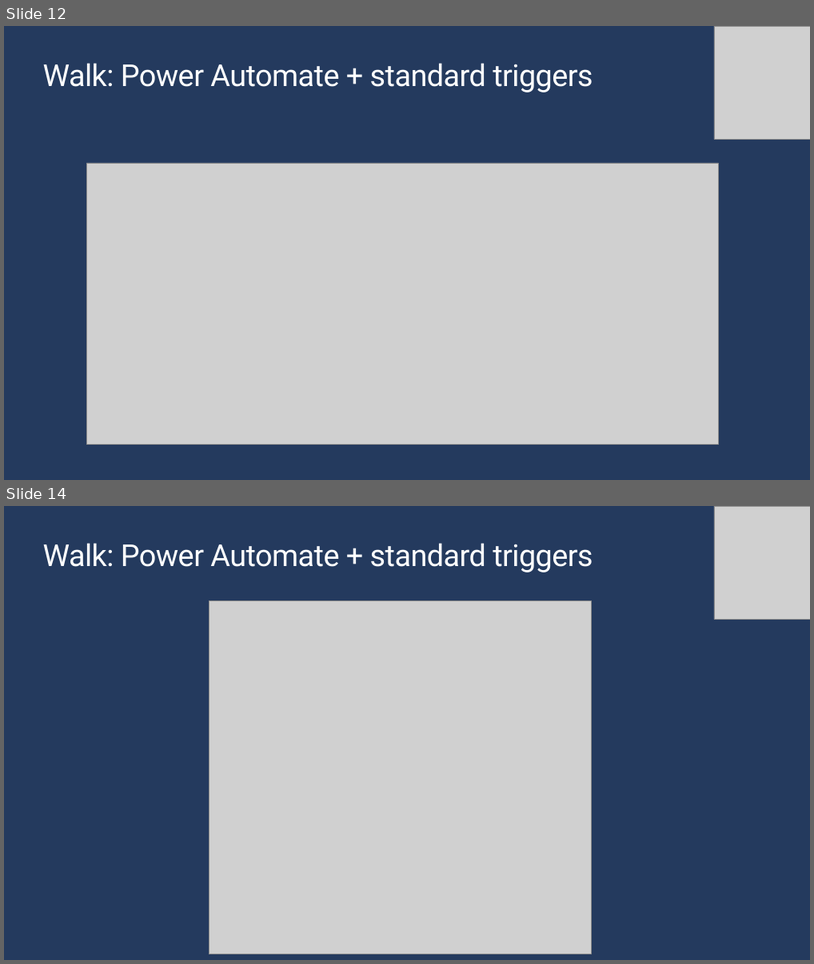
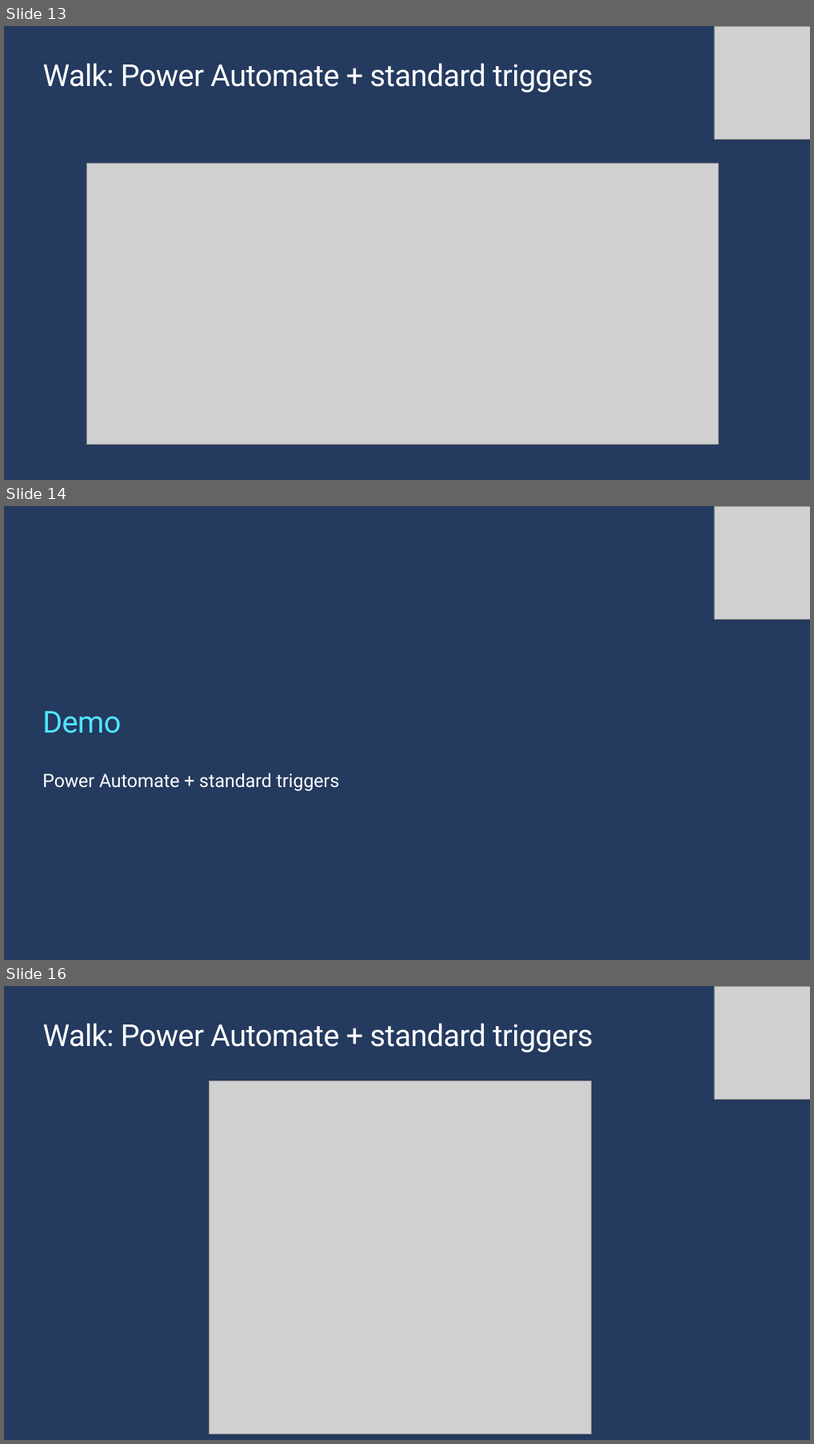
Before and after one commit to cdbuzzell/TeamsPriorityIncidentResponse, a slide deck: AutomatingMessagesInTeams.pptx. Shown one above the other, each under a label of ours: slides 12 and 14 before the commit, slides 13, 14 and 16 after it; the slides between them are not shown. The pictures are 814x964 and 814x1444 pixels, drawn with LibreOffice and Linux fonts; fonts in the diff are those of the drawing; grey boxes stand for pictures; background and template pictures are left out. Boxes give left, top, right and bottom in pixels: in the first picture for what was removed or moved away, otherwise in the second. Text is boxed around its words. In the diff, an @@ line names an element or a change of style, - is before the commit and + after.

```diff
--- a/AutomatingMessagesInTeams.pptx
+++ b/AutomatingMessagesInTeams.pptx
@@ slide 14 added at bbox=[4, 506, 810, 960], background #243A5E @@
@@ picture added at bbox=[715, 506, 810, 619] @@
@@ title added at bbox=[42, 711, 121, 733], 36 pt, text #50E6FF @@
+Demo
@@ text added at bbox=[42, 772, 340, 791], 22 pt, text #FFFFFF @@
+Power Automate + standard triggers
@@ what was slide 12 is now slide 13 @@
@@ what was slide 14 is now slide 16 @@
```
Also in this commit, not shown: 13 slides changed, 3 other slides added.
